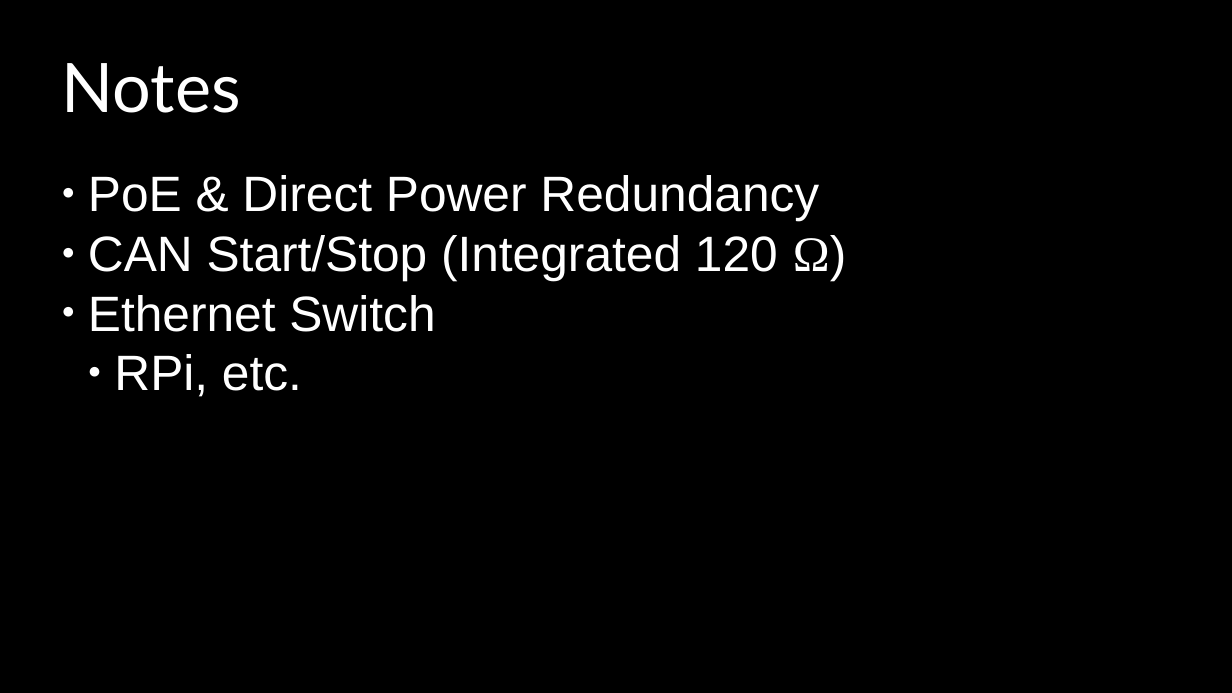
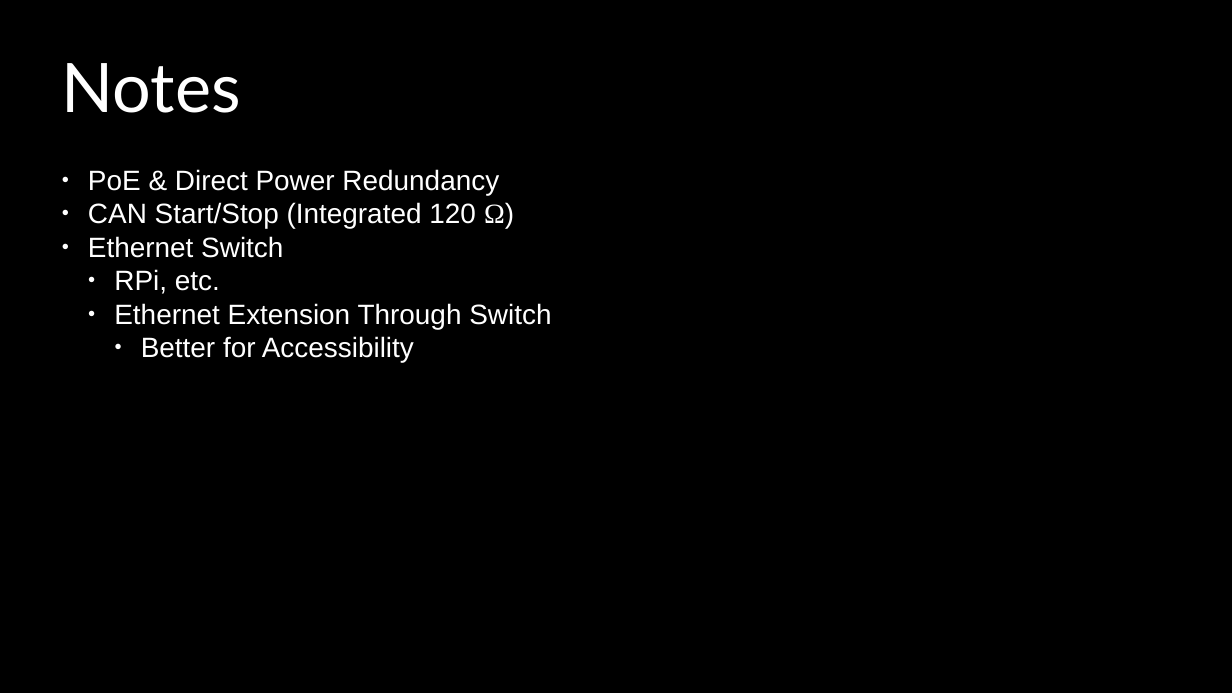
Before and after one commit to DCRoboFalcons8179/2023_Offseason, a slide deck: slide 4 of rsc/control-system.pptx. Drawn at 1232x693 pixels with LibreOffice and Linux fonts; fonts in the diff are those of the drawing. Boxes give left, top, right and bottom in pixels: in the first picture for what was removed or moved away, otherwise in the second. Text is boxed around its words. In the diff, an @@ line names an element or a change of style, - is before the commit and + after.

```diff
--- a/rsc/control-system.pptx
+++ b/rsc/control-system.pptx
@@ subtitle at (x1=88, y1=169, x2=514, y2=294): size 32 to 18 pt in "PoE & Direct Power Redundancy", "CAN Start/Stop (Integrated 120 Ω)", "Ethernet Switch", "RPi, etc." @@
@@ subtitle at (x1=114, y1=303, x2=551, y2=362): paragraphs added @@
+  ● Ethernet Extension Through Switch
+    ● Better for Accessibility
```
Also in this commit, not shown: 2 other files.
